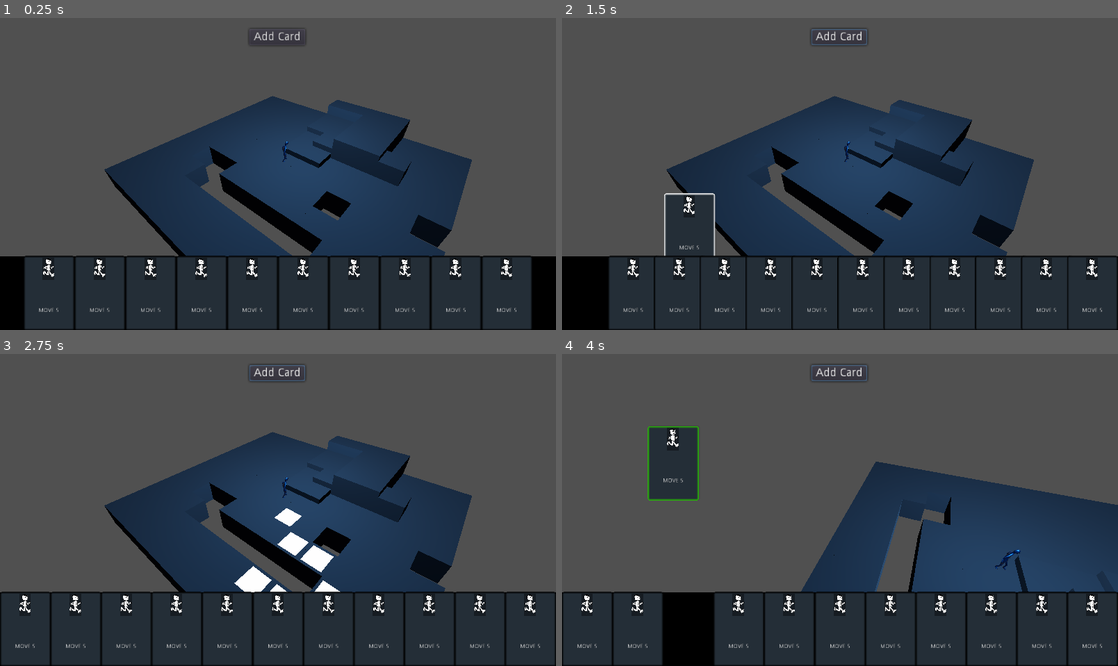
Above: before the commit, frames 1-4 (two rows, left to right).
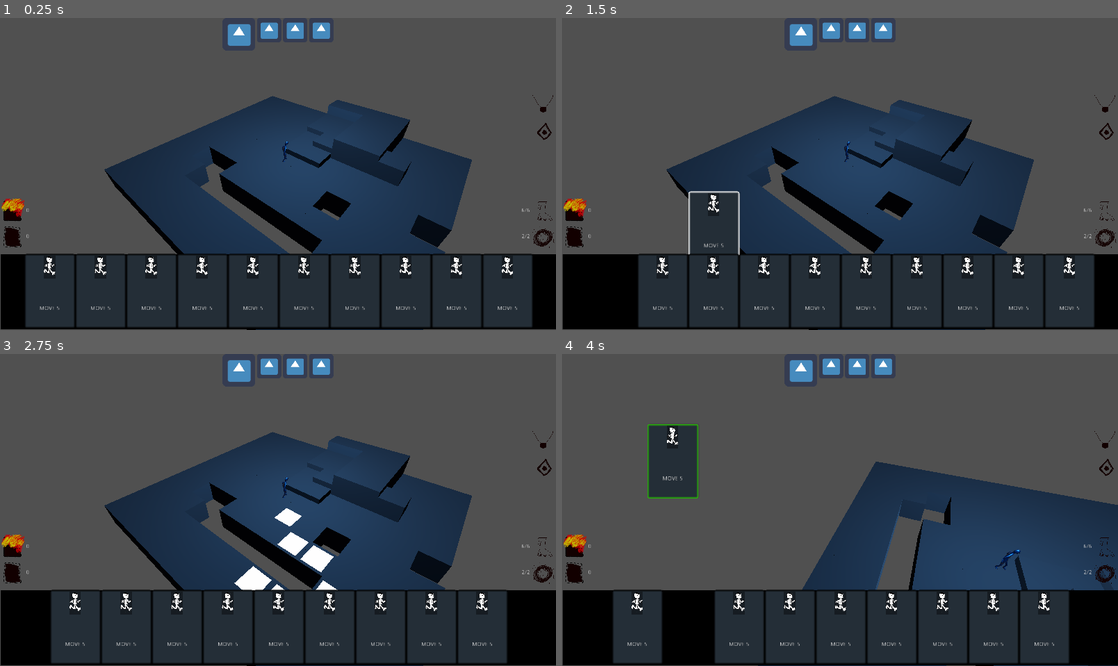
Above: after the commit, the same moments.

Repository: richardbonneau/space-rogue
Game: Godot game, scene res://Main/Main.tscn
Same seed, same stepped clock (60 frames per second), same inputs: the game is played once before the commit and once after it. The engine's default icon, where the game draws it, is replaced by a stand-in: a white triangle on a blue panel in a dark square.
Inputs (mouse positions are in pixels of both pictures, inside the frame that each line leads up to):
- Up to frame 1 (0.25 s): no input
- Up to frame 2 (1.5 s): click (840, 36) at 0.5 s, where only the run before the commit has a clickable "Add Card"; tap Enter at 1.25 s; drag from (589, 292) to (895, 105) at 1.27 s
- Up to frame 3 (2.75 s): drag from (27, 628) to (250, 572) at 2.02 s
- Up to frame 4 (4 s): move the mouse to (639, 628) at 2.77 s; hold D (right) 2.78-3.5 s; hold Q (q) 2.78-3.5 s; click (639, 628) at 2.92 s; tap E (e) at 3.05 s; drag from (689, 628) to (673, 463) at 3.52 s

The runs differ from the first frame. In frame 1, 5.0% of the frame differs, in the area x 0-100%, y 0-100%; in frame 2, 10%; in frame 3, 9.3%; in frame 4, 9.5%.

Commit message:
running-idle anim and UI

Diff:
--- a/Main/Main.tscn
+++ b/Main/Main.tscn
@@ -1,16 +1,19 @@
-[gd_scene load_steps=5 format=2]
+[gd_scene load_steps=6 format=2]
 
 [ext_resource path="res://Main/Scripts/Main.gd" type="Script" id=1]
 [ext_resource path="res://UI/Hand.tscn" type="PackedScene" id=2]
 [ext_resource path="res://Level/GameBoard.tscn" type="PackedScene" id=3]
 [ext_resource path="res://UI/Debug.tscn" type="PackedScene" id=4]
+[ext_resource path="res://UI/TurnOrder.tscn" type="PackedScene" id=5]
 
 [node name="Main" type="Node"]
 script = ExtResource( 1 )
 
 [node name="GameBoard" parent="." instance=ExtResource( 3 )]
 
-[node name="ColorRect" parent="." instance=ExtResource( 2 )]
+[node name="Hand" parent="." instance=ExtResource( 2 )]
 
-[node name="Button" parent="." instance=ExtResource( 4 )]
-[connection signal="pressed" from="Button" to="ColorRect" method="_on_Button_pressed"]
+[node name="TurnOrder" parent="." instance=ExtResource( 5 )]
+
+[node name="AddCardDebug" parent="." instance=ExtResource( 4 )]
+visible = false
--- a/UI/Card.tscn
+++ b/UI/Card.tscn
@@ -3,7 +3,6 @@
 [ext_resource path="res://Assets/Sprites/mockcard.png" type="Texture" id=1]
 [ext_resource path="res://Assets/Sprites/stan2.png" type="Texture" id=2]
 [ext_resource path="res://UI/Scripts/Card.gd" type="Script" id=3]
-
 
 [sub_resource type="StyleBoxFlat" id=1]
 bg_color = Color( 0.145098, 0.184314, 0.219608, 1 )
@@ -53,6 +52,9 @@
 margin_bottom = -0.0159683
 texture = ExtResource( 2 )
 expand = true
+__meta__ = {
+"_edit_use_anchors_": false
+}
 
 [node name="Label" type="Label" parent="."]
 anchor_top = 0.697
--- a/UI/Hand.tscn
+++ b/UI/Hand.tscn
@@ -1,22 +1,31 @@
-[gd_scene load_steps=3 format=2]
+[gd_scene load_steps=9 format=2]
 
 [ext_resource path="res://UI/Card.tscn" type="PackedScene" id=1]
+[ext_resource path="res://Assets/Sprites/burning-card-tp.png" type="Texture" id=2]
 [ext_resource path="res://UI/Scripts/Hand.gd" type="Script" id=3]
+[ext_resource path="res://Assets/Sprites/discard-card-tp.png" type="Texture" id=4]
+[ext_resource path="res://Assets/Sprites/boot.png" type="Texture" id=5]
+[ext_resource path="res://Assets/Sprites/energy.png" type="Texture" id=6]
+[ext_resource path="res://Assets/Sprites/lozange.png" type="Texture" id=7]
+[ext_resource path="res://Assets/Sprites/pendant.png" type="Texture" id=8]
 
 [node name="Hand" type="Control"]
-anchor_top = 1.0
+anchor_right = 1.018
+anchor_bottom = 1.0
+margin_top = 1.10907
+margin_right = -24.588
+margin_bottom = -0.89093
+script = ExtResource( 3 )
+__meta__ = {
+"_edit_use_anchors_": false
+}
+
+[node name="Container" type="ColorRect" parent="."]
 anchor_right = 1.0
 anchor_bottom = 1.0
-script = ExtResource( 3 )
-__meta__ = {
-"_edit_use_anchors_": false
-}
-
-[node name="Container" type="ColorRect" parent="."]
-anchor_top = 0.845
-anchor_right = 1.0
-anchor_bottom = 1.0
-margin_top = -182.0
+margin_left = 1.68179
+margin_top = 580.0
+margin_right = 1.68176
 size_flags_horizontal = 3
 size_flags_vertical = 3
 color = Color( 0, 0, 0, 1 )
@@ -83,4 +92,136 @@
 margin_top = -0.729431
 margin_right = 1022.0
 margin_bottom = 181.771
+
+[node name="UsedCards" type="VBoxContainer" parent="."]
+anchor_top = 0.5
+anchor_bottom = 0.5
+margin_top = 60.0
+margin_right = 97.0
+margin_bottom = 150.0
+alignment = 1
+__meta__ = {
+"_edit_use_anchors_": false
+}
+
+[node name="BurnedPile" type="HBoxContainer" parent="UsedCards"]
+margin_right = 72.0
+margin_bottom = 60.0
+size_flags_horizontal = 0
+size_flags_vertical = 0
+
+[node name="Icon" type="TextureRect" parent="UsedCards/BurnedPile"]
+margin_right = 60.0
+margin_bottom = 60.0
+rect_min_size = Vector2( 60, 60 )
+texture = ExtResource( 2 )
+expand = true
+stretch_mode = 1
+
+[node name="Label" type="Label" parent="UsedCards/BurnedPile"]
+margin_left = 64.0
+margin_top = 23.0
+margin_right = 72.0
+margin_bottom = 37.0
+text = "0"
+
+[node name="DiscardedPile" type="HBoxContainer" parent="UsedCards"]
+margin_top = 64.0
+margin_right = 97.0
+margin_bottom = 124.0
+
+[node name="Icon" type="TextureRect" parent="UsedCards/DiscardedPile"]
+margin_right = 60.0
+margin_bottom = 60.0
+rect_min_size = Vector2( 60, 60 )
+texture = ExtResource( 4 )
+expand = true
+stretch_mode = 1
+
+[node name="Label" type="Label" parent="UsedCards/DiscardedPile"]
+margin_left = 64.0
+margin_top = 23.0
+margin_right = 72.0
+margin_bottom = 37.0
+text = "0"
+
+[node name="PlayerActions" type="VBoxContainer" parent="."]
+anchor_left = 1.0
+anchor_top = 0.5
+anchor_right = 1.0
+anchor_bottom = 0.5
+margin_left = -85.0
+margin_top = 60.0
+margin_bottom = 150.0
+__meta__ = {
+"_edit_use_anchors_": false
+}
+
+[node name="Movement" type="HBoxContainer" parent="PlayerActions"]
+margin_right = 149.0
+margin_bottom = 60.0
+
+[node name="Label" type="Label" parent="PlayerActions/Movement"]
+margin_top = 23.0
+margin_right = 21.0
+margin_bottom = 37.0
+text = "6/6"
+
+[node name="Icon" type="TextureRect" parent="PlayerActions/Movement"]
+margin_left = 25.0
+margin_right = 85.0
+margin_bottom = 60.0
+rect_min_size = Vector2( 60, 60 )
+texture = ExtResource( 5 )
+expand = true
+stretch_mode = 1
+
+[node name="Energy" type="HBoxContainer" parent="PlayerActions"]
+margin_top = 64.0
+margin_right = 149.0
+margin_bottom = 124.0
+
+[node name="Label" type="Label" parent="PlayerActions/Energy"]
+margin_top = 23.0
+margin_right = 21.0
+margin_bottom = 37.0
+text = "2/2"
+
+[node name="Icon" type="TextureRect" parent="PlayerActions/Energy"]
+margin_left = 25.0
+margin_right = 85.0
+margin_bottom = 60.0
+rect_min_size = Vector2( 60, 60 )
+texture = ExtResource( 6 )
+expand = true
+stretch_mode = 1
+
+[node name="Relics" type="VBoxContainer" parent="."]
+anchor_left = 1.0
+anchor_top = 0.5
+anchor_right = 1.0
+anchor_bottom = 0.5
+margin_left = -60.0
+margin_top = -200.0
+margin_bottom = -170.0
+__meta__ = {
+"_edit_use_anchors_": false
+}
+
+[node name="Icon2" type="TextureRect" parent="Relics"]
+margin_right = 60.0
+margin_bottom = 60.0
+rect_min_size = Vector2( 60, 60 )
+texture = ExtResource( 8 )
+expand = true
+stretch_mode = 1
+
+[node name="Icon3" type="TextureRect" parent="Relics"]
+margin_top = 64.0
+margin_right = 60.0
+margin_bottom = 124.0
+rect_min_size = Vector2( 60, 60 )
+texture = ExtResource( 7 )
+expand = true
+stretch_mode = 1
 [connection signal="resized" from="." to="." method="_on_ViewPort_resized"]
--- a/UI/Scripts/Card.gd
+++ b/UI/Scripts/Card.gd
@@ -55,6 +55,7 @@
 
 
 func _on_Card_mouse_entered():
+	print("mouse entered")
 	var node_new_style = self.get_stylebox("panel").duplicate()
 	node_new_style.set_border_color(Color("fff"))
 	self.add_stylebox_override("panel", node_new_style)
--- a/UI/Scripts/Hand.gd
+++ b/UI/Scripts/Hand.gd
@@ -50,3 +50,12 @@
 	var new_card = card.instance()
 	$Container.add_child(new_card)
 	reorganize_hand()
+
+
+
+func _on_Hand_mouse_entered():
+	print("_on_Hand_mouse_entered")
+
+
+func _on_Container_mouse_entered():
+	print("_on_Container_mouse_entered")
--- /dev/null
+++ b/UI/Scripts/TurnOrder.gd
@@ -0,0 +1,18 @@
+extends Control
+
+export var active_entity_size = 60
+export var inactive_entities_size = 80
+
+
+# Called when the node enters the scene tree for the first time.
+func _ready():
+	change_boxes_size()
+
+
+func change_boxes_size():
+	var entities_on_game_board = $EntitiesOnGameBoard.get_children()
+	for i in entities_on_game_board.size():
+		if i == 0:
+			entities_on_game_board[i].set_custom_minimum_size(Vector2(inactive_entities_size,inactive_entities_size))
+		else:
+			entities_on_game_board[i].set_custom_minimum_size(Vector2(active_entity_size,active_entity_size))
--- /dev/null
+++ b/UI/TurnOrder.tscn
@@ -0,0 +1,62 @@
+[gd_scene load_steps=3 format=2]
+
+[ext_resource path="res://UI/Scripts/TurnOrder.gd" type="Script" id=1]
+[ext_resource path="res://icon.png" type="Texture" id=2]
+
+[node name="TurnOrder" type="Control"]
+anchor_left = 0.5
+anchor_right = 0.5
+margin_left = -675.0
+margin_right = 676.0
+margin_bottom = 114.0
+script = ExtResource( 1 )
+__meta__ = {
+"_edit_use_anchors_": false
+}
+
+[node name="EntitiesOnGameBoard" type="HBoxContainer" parent="."]
+anchor_left = 0.5
+anchor_right = 0.5
+margin_left = -683.0
+margin_right = 683.0
+margin_bottom = 5.0
+alignment = 1
+__meta__ = {
+"_edit_use_anchors_": false
+}
+
+[node name="TextureRect" type="TextureRect" parent="EntitiesOnGameBoard"]
+margin_left = 557.0
+margin_right = 617.0
+margin_bottom = 60.0
+rect_min_size = Vector2( 60, 60 )
+texture = ExtResource( 2 )
+expand = true
+stretch_mode = 5
+
+[node name="TextureRect2" type="TextureRect" parent="EntitiesOnGameBoard"]
+margin_left = 621.0
+margin_right = 681.0
+margin_bottom = 60.0
+rect_min_size = Vector2( 60, 60 )
+texture = ExtResource( 2 )
+expand = true
+stretch_mode = 5
+
+[node name="TextureRect3" type="TextureRect" parent="EntitiesOnGameBoard"]
+margin_left = 685.0
+margin_right = 745.0
+margin_bottom = 60.0
+rect_min_size = Vector2( 60, 60 )
+texture = ExtResource( 2 )
+expand = true
+stretch_mode = 5
+
+[node name="TextureRect4" type="TextureRect" parent="EntitiesOnGameBoard"]
+margin_left = 749.0
+margin_right = 809.0
+margin_bottom = 60.0
+rect_min_size = Vector2( 60, 60 )
+texture = ExtResource( 2 )
+expand = true
+stretch_mode = 5
Binary file added: Assets/Sprites/lozange.png
Not shown, added: Assets/Sprites/lozange.png.import
Binary file added: Assets/Sprites/pendant.png
Not shown, added: Assets/Sprites/pendant.png.import
